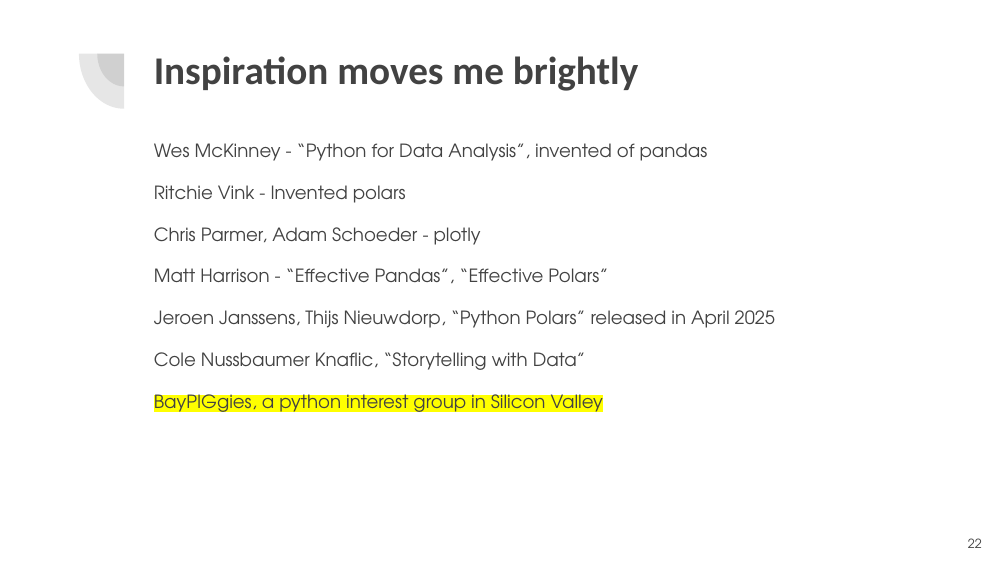
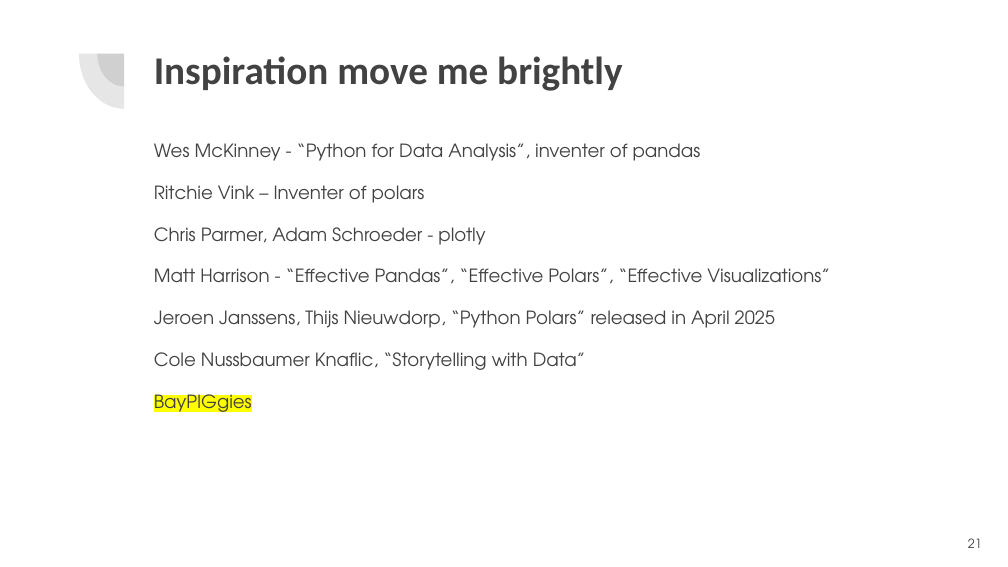
Before and after one commit to Mike-Purtell/bay_piggies_2025_June_26, a slide deck: slide 21 of Bay_Piggies_2025_06_26.pptx (slide 22 before the commit). Drawn at 1008x567 pixels with LibreOffice and Linux fonts; fonts in the diff are those of the drawing. Boxes give left, top, right and bottom in pixels: in the first picture for what was removed or moved away, otherwise in the second. Text is boxed around its words. In the diff, an @@ line names an element or a change of style, - is before the commit and + after.

```diff
--- a/Bay_Piggies_2025_06_26.pptx
+++ b/Bay_Piggies_2025_06_26.pptx
@@ title at bbox=[154, 56, 622, 91]: text changed @@
-Inspiration moves me brightly
+Inspiration move me brightly
@@ text at bbox=[154, 143, 830, 284]: text changed @@
-Wes McKinney - “Python for Data Analysis”, invented of pandas
-Ritchie Vink - Invented polars
-Chris Parmer, Adam Schoeder - plotly
-Matt Harrison - “Effective Pandas”, “Effective Polars”
+Wes McKinney - “Python for Data Analysis”, inventer of pandas
+Ritchie Vink – Inventer of polars
+Chris Parmer, Adam Schroeder - plotly
+Matt Harrison - “Effective Pandas”, “Effective Polars”, “Effective Visualizations”
@@ text at bbox=[154, 390, 252, 417]: text changed @@
-BayPIGgies, a python interest group in Silicon Valley
+BayPIGgies
@@ page number at bbox=[968, 538, 982, 548]: text changed @@
-22
+21
```
Also in this commit, not shown: 1 slide added, 1 slide removed, 13 other files.
